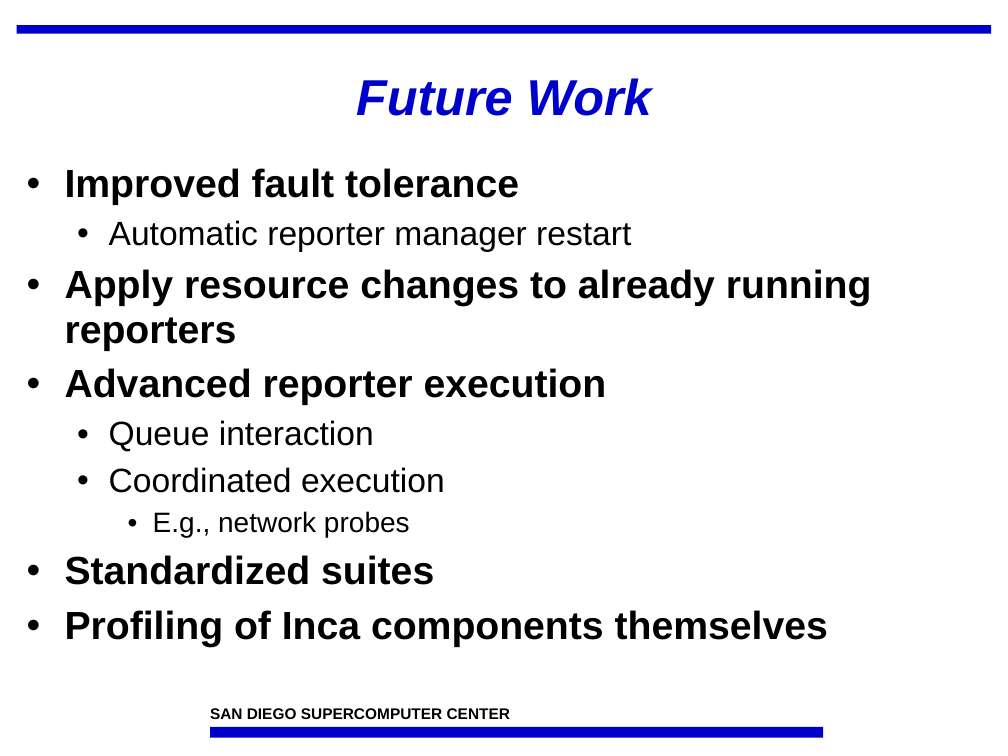
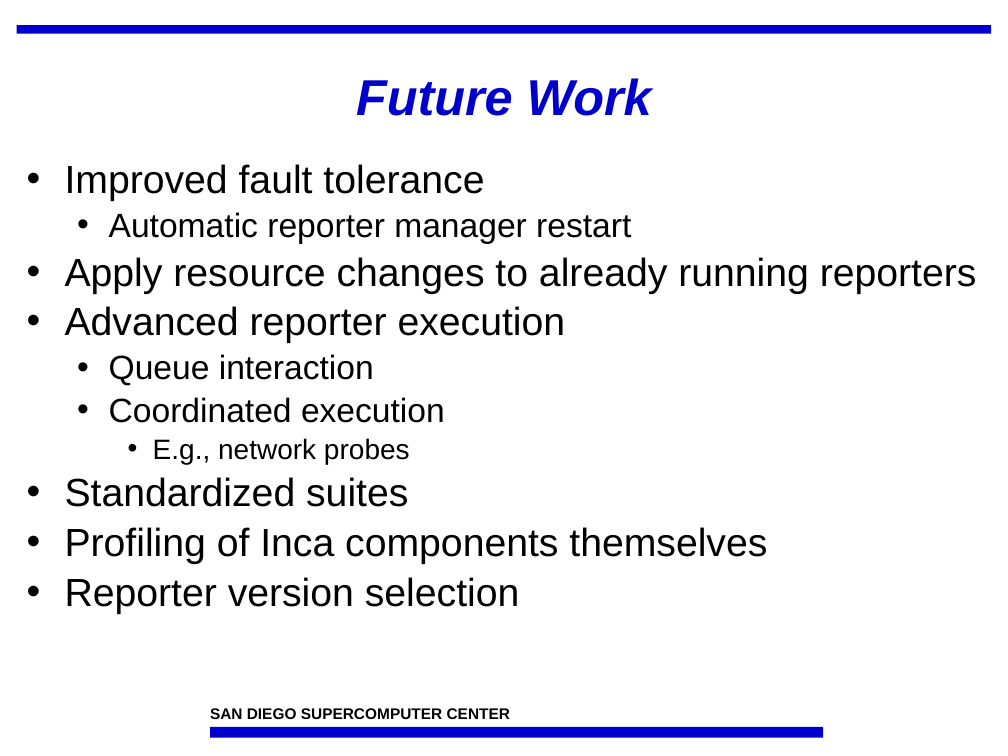
Before and after one commit to IncaProject/inca-xsede, a slide deck: slide 22 of talks/feb-06-workshop/control.ppt. Drawn at 1008x756 pixels with LibreOffice and Linux fonts; fonts in the diff are those of the drawing; background and template pictures are left out. Boxes give left, top, right and bottom in pixels: in the first picture for what was removed or moved away, otherwise in the second. Text is boxed around its words. In the diff, an @@ line names an element or a change of style, - is before the commit and + after.

```diff
--- a/talks/feb-06-workshop/control.ppt
+++ b/talks/feb-06-workshop/control.ppt
@@ text at [65,164,977,564]: bold off in "Improved fault tolerance", "Apply resource changes to already running reporters", "Advanced reporter execution", "Standardized suites" and 1 more places; line spacing 0.95 to 0.85 @@
@@ text at [65,577,520,614]: paragraph added @@
+• Reporter version selection
```
Also in this commit, not shown: 19 other slides changed, 1 slide added, 1 slide removed.
